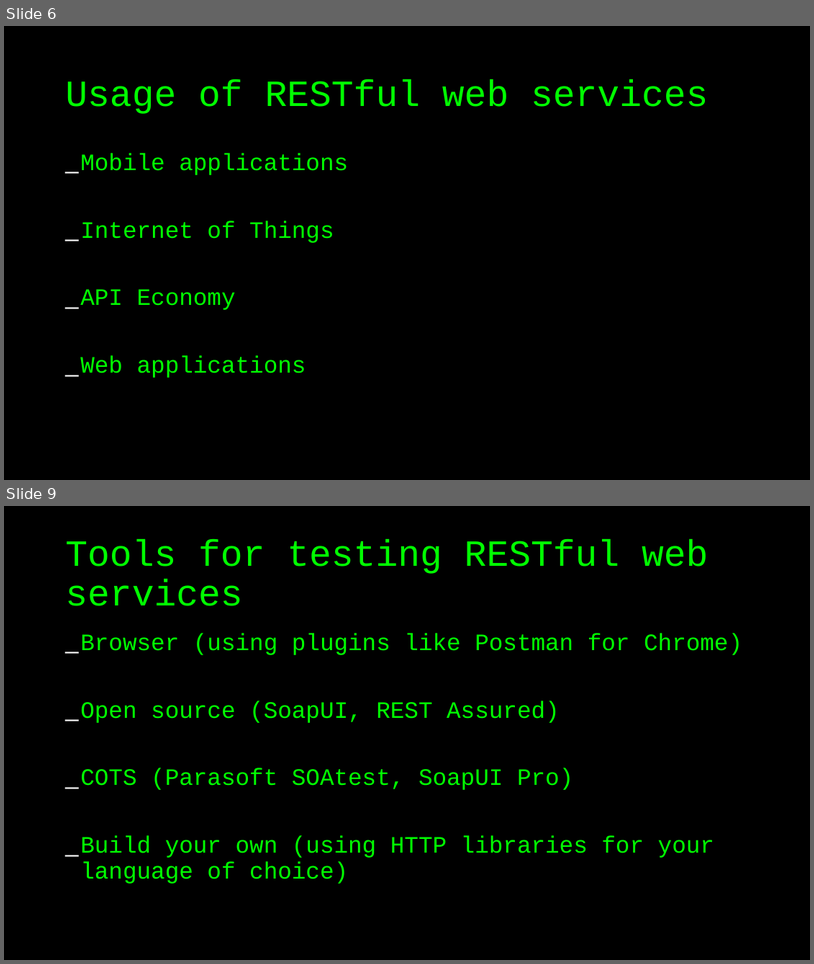
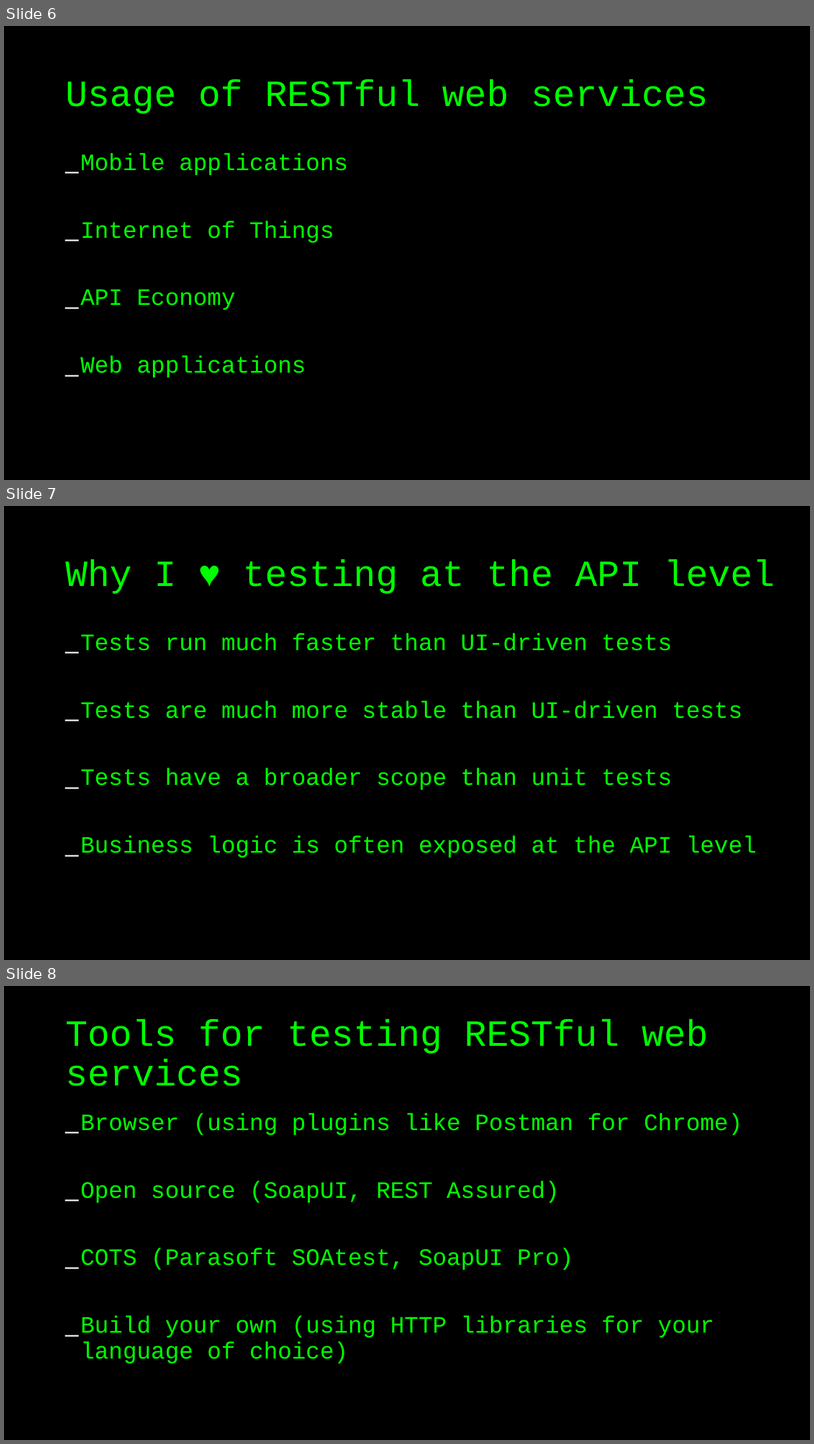
Before and after one commit to basdijkstra/rest-assured-workshop, a slide deck: RestAssuredWorkshop.odp. Shown one above the other, each under a label of ours: slides 6 and 9 before the commit, slides 6, 7 and 8 after it; the slides between them are not shown. The pictures are 814x964 and 814x1444 pixels, drawn with LibreOffice and Linux fonts; fonts in the diff are those of the drawing. Boxes give left, top, right and bottom in pixels: in the first picture for what was removed or moved away, otherwise in the second. Text is boxed around its words. In the diff, an @@ line names an element or a change of style, - is before the commit and + after.

```diff
--- a/RestAssuredWorkshop.odp
+++ b/RestAssuredWorkshop.odp
@@ slide 7 added at (4,506,810,960), background #000000 @@
@@ title added at (65,559,775,594), 44 pt, text #00FF00 @@
+Why I ♥ testing at the API level
@@ text added at (80,633,757,857), 28 pt, text #00FF00 @@
+_ Tests run much faster than UI-driven tests
+_ Tests are much more stable than UI-driven tests
+_ Tests have a broader scope than unit tests
+_ Business logic is often exposed at the API level
@@ what was slide 9 is now slide 8 @@
```
Also in this commit, not shown: 1 slide changed, 7 other slides added, 2 slides removed, 8 other files.
